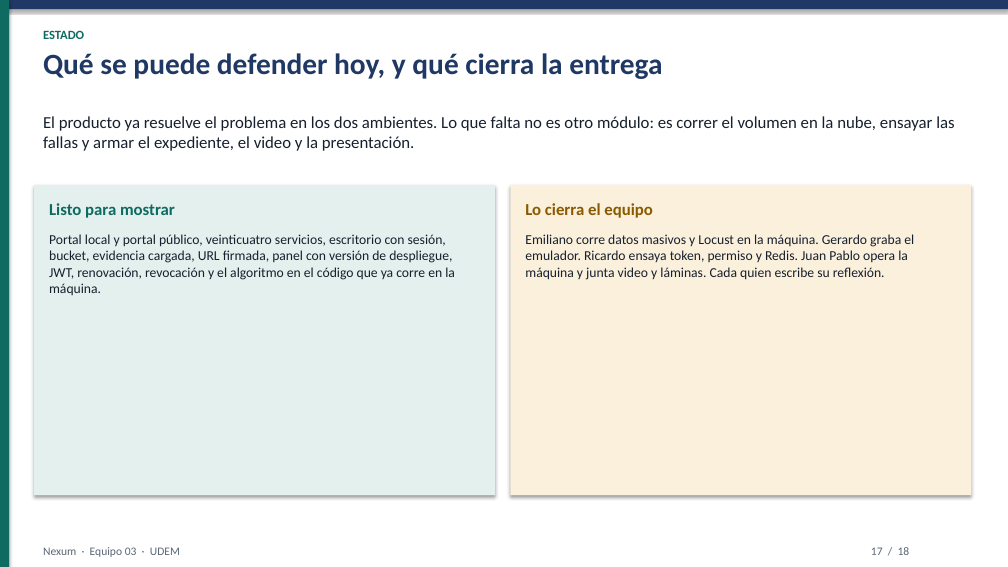
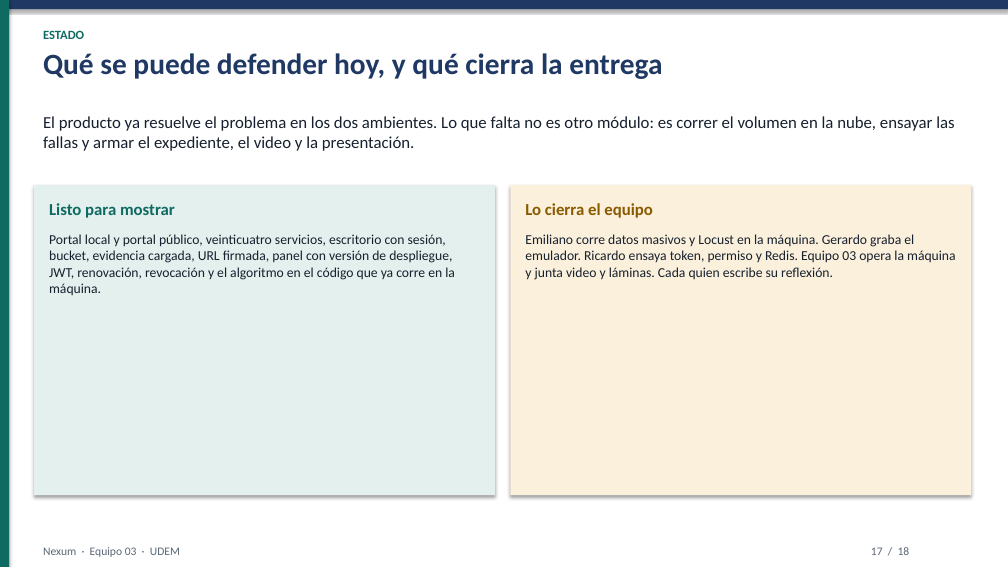
Before and after one commit to JuanPRamos2/IAC, a slide deck: slide 17 of Equipo03_SegundoParcial/codigo/docs/Nexum_Equipo03_Presentacion.pptx. Drawn at 1008x567 pixels with LibreOffice and Linux fonts; fonts in the diff are those of the drawing. Boxes give left, top, right and bottom in pixels: in the first picture for what was removed or moved away, otherwise in the second. Text is boxed around its words. In the diff, an @@ line names an element or a change of style, - is before the commit and + after.

```diff
--- a/Equipo03_SegundoParcial/codigo/docs/Nexum_Equipo03_Presentacion.pptx
+++ b/Equipo03_SegundoParcial/codigo/docs/Nexum_Equipo03_Presentacion.pptx
@@ text at bbox=[525, 234, 956, 280]: text changed @@
-Emiliano corre datos masivos y Locust en la máquina. Gerardo graba el emulador. Ricardo ensaya token, permiso y Redis. Juan Pablo opera la máquina y junta video y láminas. Cada quien escribe su reflexión.
+Emiliano corre datos masivos y Locust en la máquina. Gerardo graba el emulador. Ricardo ensaya token, permiso y Redis. Equipo 03 opera la máquina y junta video y láminas. Cada quien escribe su reflexión.
```
Also in this commit, not shown: 2 other slides changed, 14 other files.
